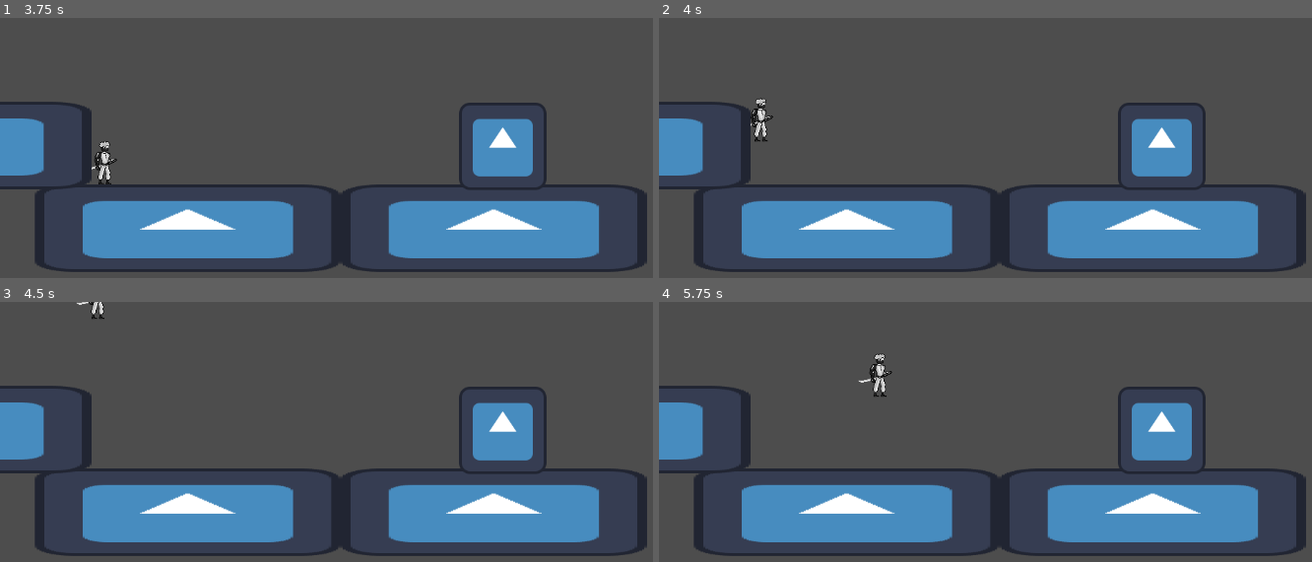
Above: before the commit, frames 1-4 (two rows, left to right).
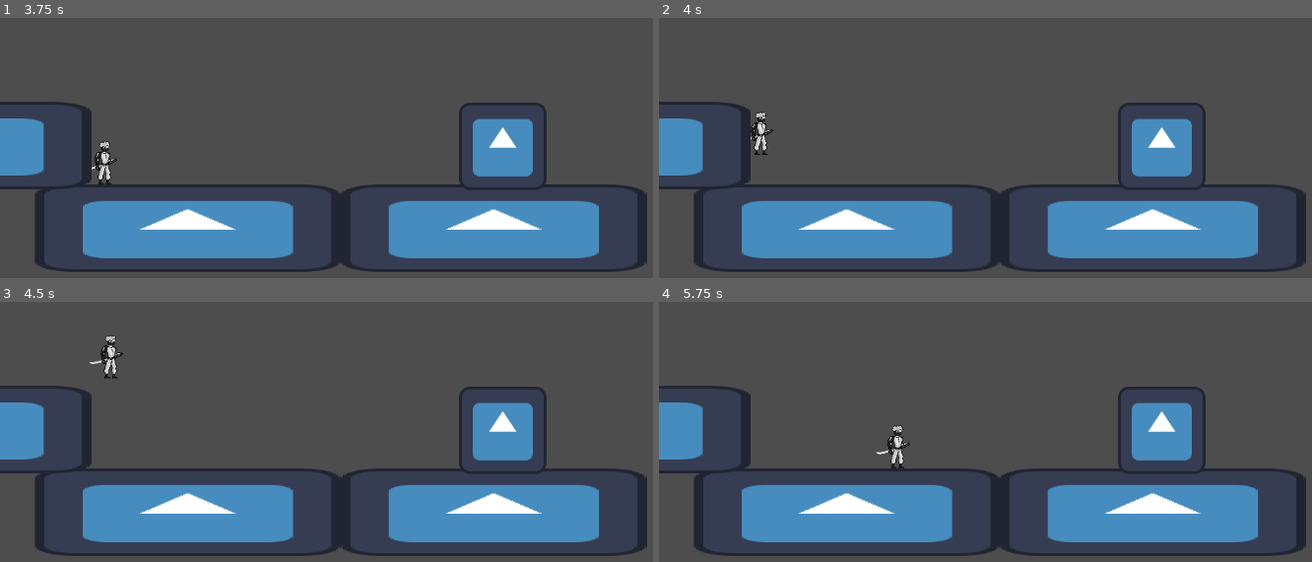
Above: after the commit, the same moments.

Repository: Dkoplik/Paint-it-Black
Game: Godot game, scene res://movement_test.tscn
Same seed, same stepped clock (60 frames per second), same inputs: the game is played once before the commit and once after it. The project has no main scene, so this scene is started directly. The engine's default icon, where the game draws it, is replaced by a stand-in: a white triangle on a blue panel in a dark square.
Inputs:
- Up to frame 1 (3.75 s): tap Enter at 0.5 s; hold D (right) 0.53-2.03 s; tap Space (jump) at 0.6, 0.77, 1.07, 1.35, 1.52, 1.82, 2.1, 2.85, 3.02, 3.32, 3.6 s; hold A (left) from 2.03 s (still down)
- Up to frame 2 (4 s): keep holding A (left); tap Space (jump) at 3.77 s
- Up to frame 3 (4.5 s): tap Space (jump) at 4.07, 4.35 s; release A (left) at 4.28 s; hold D (right) from 4.28 s (still down)
- Up to frame 4 (5.75 s): keep holding D (right); tap Space (jump) at 4.52, 4.82, 5.1 s

Frame 1 is identical in both runs. In frame 2, 0.4% of the frame differs, in the area x 14-18%, y 30-53%; in frame 3, 0.4%; in frame 4, 0.6%, in the area x 30-39%, y 20-65%.

Commit message:
Подправил направление прыжка
Sin и cos надо было поменять местами. Также в ресурсе угол задаётся в градусах, поэтому его надо переводить в радины для тригонометрии.

Diff:
--- a/Paint-it-Black/CharacterMovementController.gd
+++ b/Paint-it-Black/CharacterMovementController.gd
@@ -55,7 +55,9 @@
 		character_body.velocity.y -= movement_resource.jump_speed
 	if character_body.is_on_wall(): # прыжок от стены
 		var wall_position = character_body.get_wall_normal()
-		var jump_direction = Vector2(sin(movement_resource.jump_angle) * movement_resource.jump_speed, cos(movement_resource.jump_angle) * movement_resource.jump_speed) #направление прыжка
+		var jump_direction =\
+		Vector2(cos(deg_to_rad(90 - movement_resource.jump_angle)) * movement_resource.jump_speed,
+		sin(deg_to_rad(-90 + movement_resource.jump_angle)) * movement_resource.jump_speed) #направление прыжка
 		if wall_position.x>0: # стена слева
 			character_body.velocity += jump_direction
 		else:
